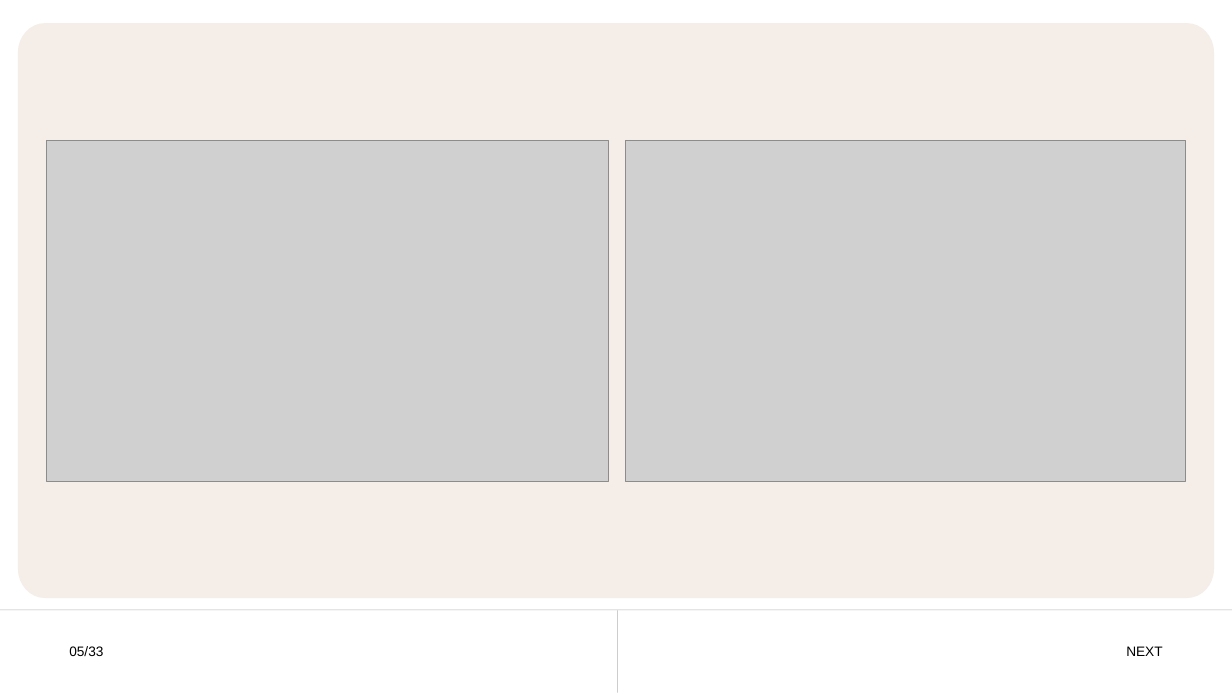
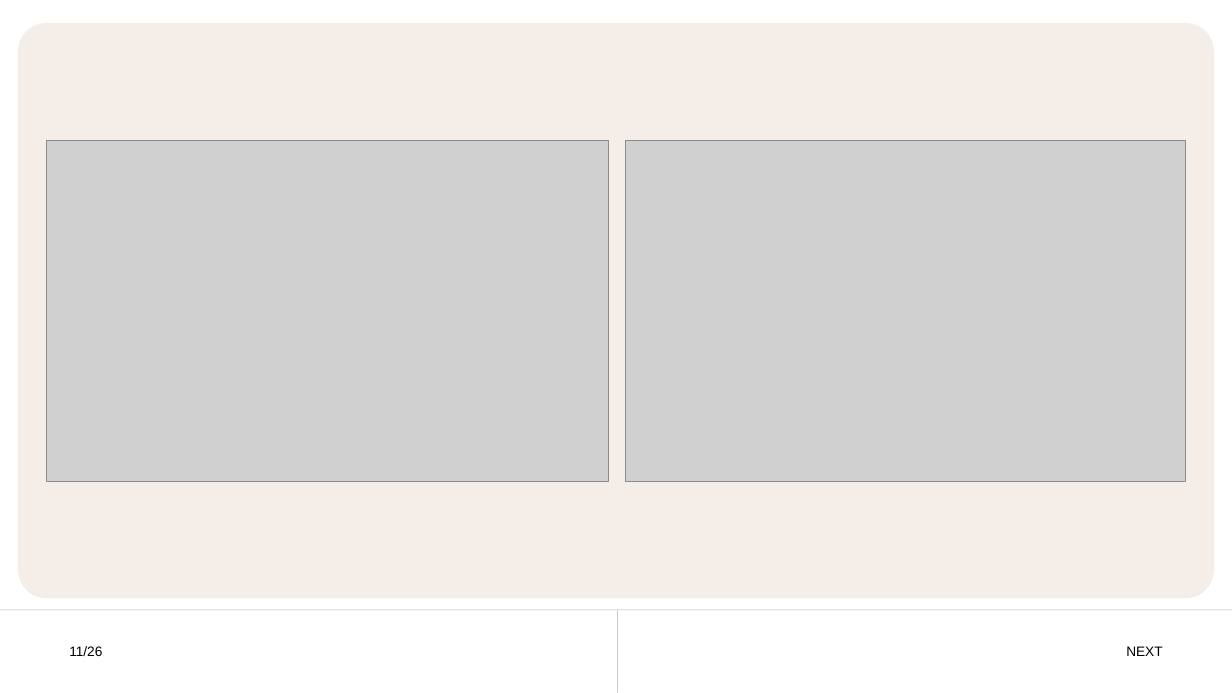
Before and after one commit to penasta/Demografia2, a slide deck: slide 11 of Trabalho 2/Apresentação/t2 - apresentação.pptx. Drawn at 1232x693 pixels with LibreOffice and Linux fonts; fonts in the diff are those of the drawing; grey boxes stand for pictures. Boxes give left, top, right and bottom in pixels: in the first picture for what was removed or moved away, otherwise in the second. Text is boxed around its words. In the diff, an @@ line names an element or a change of style, - is before the commit and + after.

```diff
--- a/Trabalho 2/Apresentação/t2 - apresentação.pptx
+++ b/Trabalho 2/Apresentação/t2 - apresentação.pptx
@@ text at [69, 646, 102, 656]: text changed @@
-05/33
+11/26
```
Also in this commit, not shown: 25 other slides changed, 2 other files.
